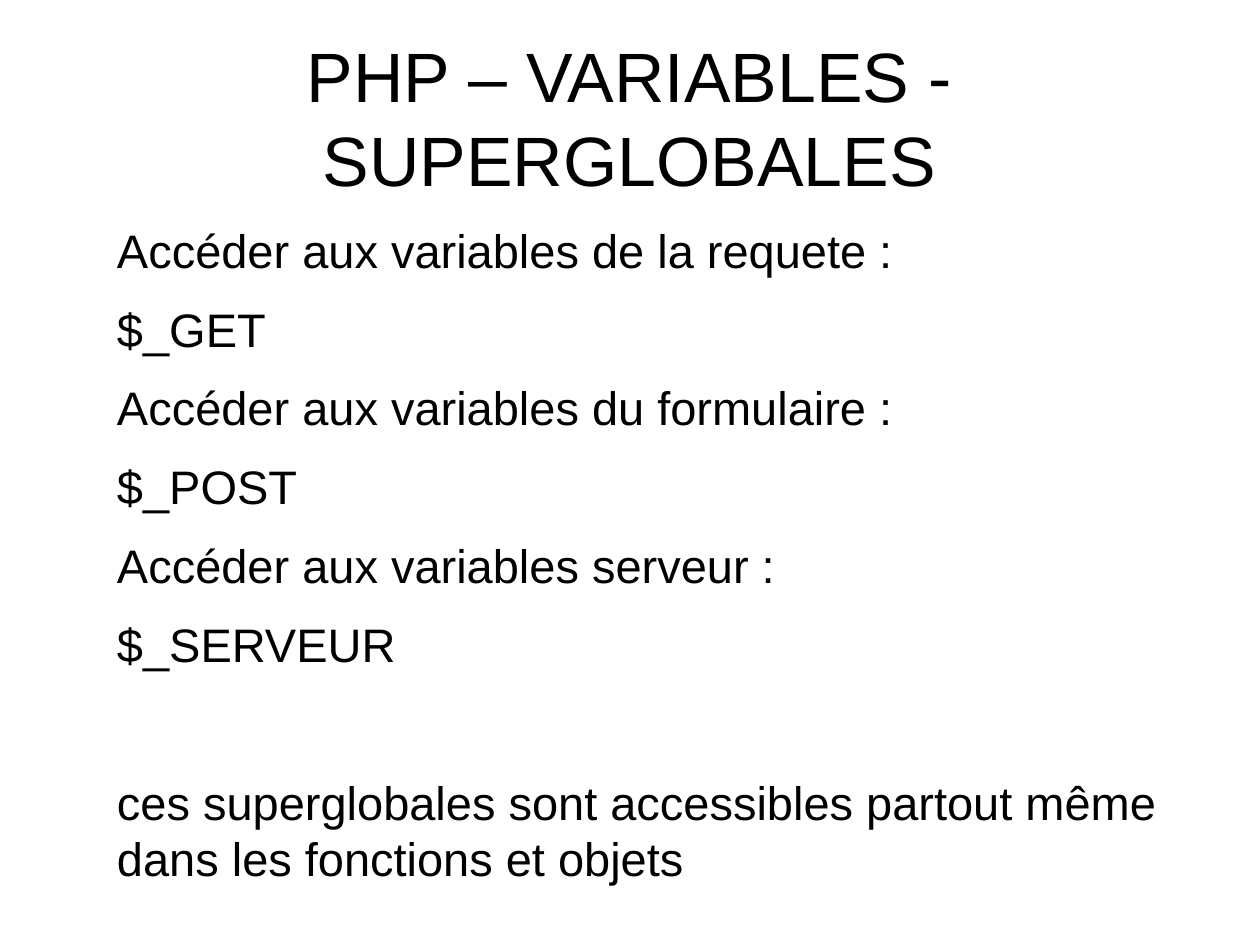
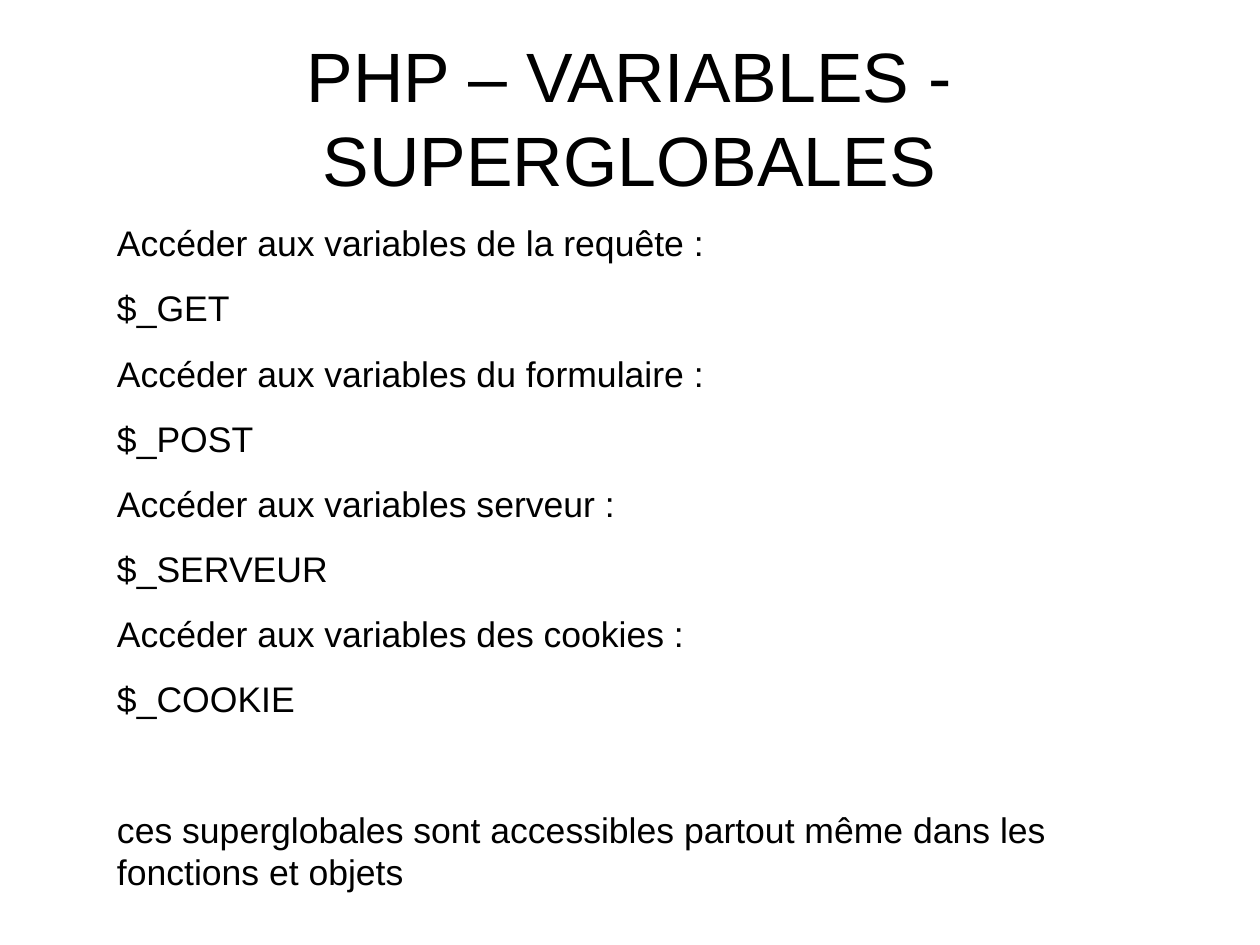
Before and after one commit to NicoM88/formation, a slide deck: slide 7 of PHP/formation.odp. Drawn at 1260x945 pixels with LibreOffice and Linux fonts; fonts in the diff are those of the drawing. Boxes give left, top, right and bottom in pixels: in the first picture for what was removed or moved away, otherwise in the second. Text is boxed around its words. In the diff, an @@ line names an element or a change of style, - is before the commit and + after.

```diff
--- a/PHP/formation.odp
+++ b/PHP/formation.odp
@@ text at box(117, 229, 684, 264): text changed; size 29.6 to 22.4 pt @@
-Accéder aux variables de la requete :
+Accéder aux variables de la requête :
@@ text at box(117, 294, 1045, 893): size 29.6 to 22.4 pt in "$_GET", "Accéder aux variables du formulaire :", "$_POST", "Accéder aux variables serveur :" and 2 more places @@
@@ text at box(117, 620, 665, 719): paragraphs added @@
+Accéder aux variables des cookies :
+$_COOKIE
```
Also in this commit, not shown: 6 other slides changed, 1 other file.
